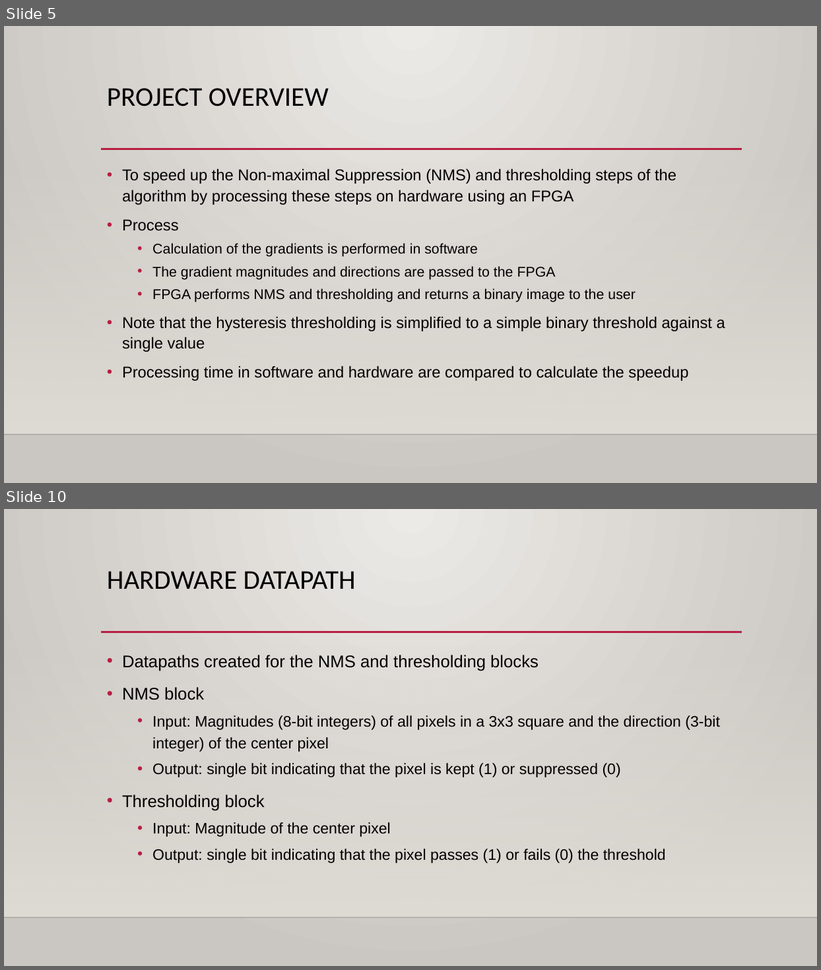
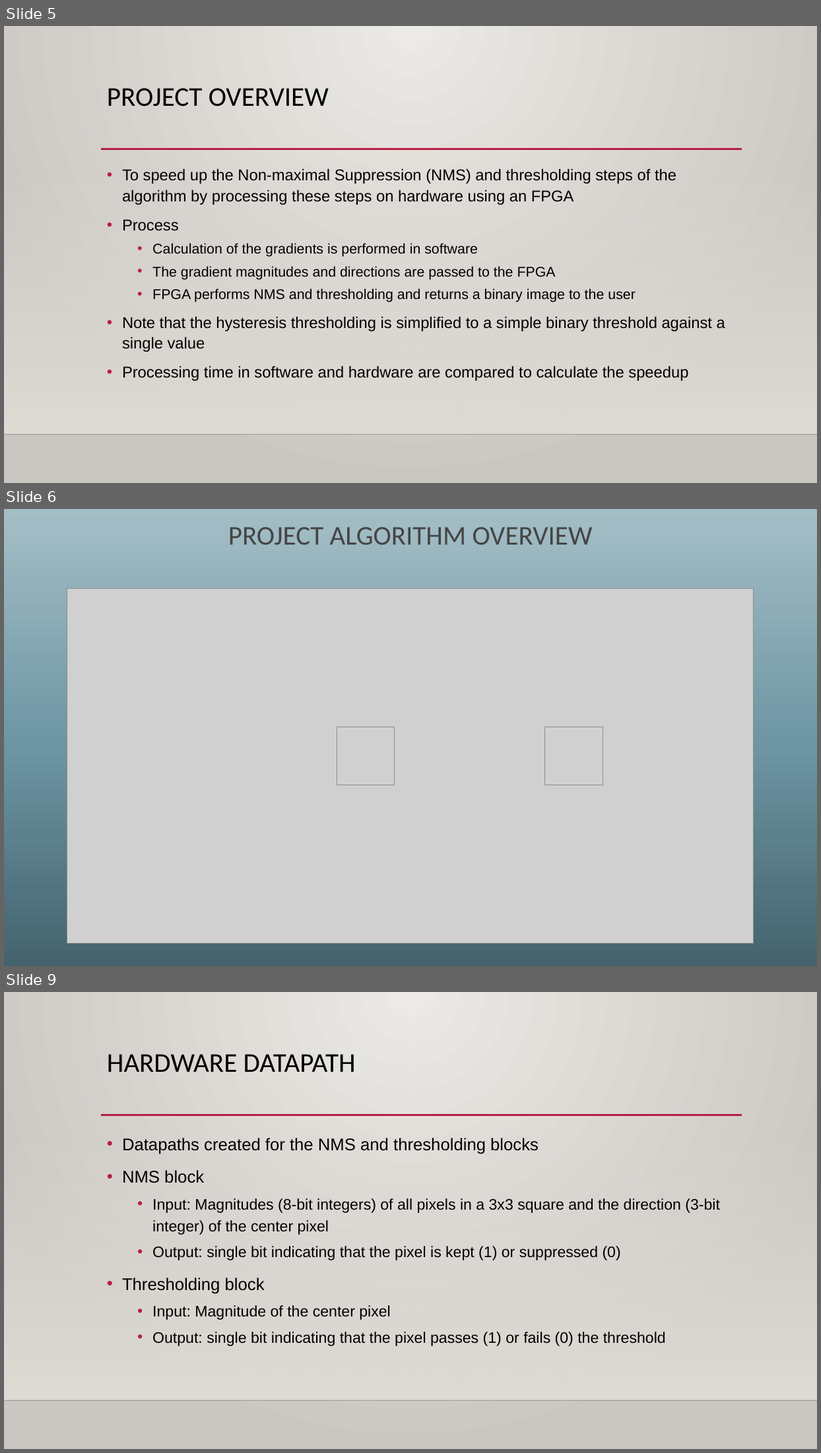
Before and after one commit to Maximus32/Reconfig-Canny, a slide deck: Deliverables/Canny edge detection – fpga speedup.pptx. Shown one above the other, each under a label of ours: slides 5 and 10 before the commit, slides 5, 6 and 9 after it; the slides between them are not shown. The pictures are 821x970 and 821x1453 pixels, drawn with LibreOffice and Linux fonts; fonts in the diff are those of the drawing; grey boxes stand for pictures; background and template pictures are left out. Boxes give left, top, right and bottom in pixels: in the first picture for what was removed or moved away, otherwise in the second. Text is boxed around its words. In the diff, an @@ line names an element or a change of style, - is before the commit and + after.

```diff
--- a/Deliverables/Canny edge detection – fpga speedup.pptx
+++ b/Deliverables/Canny edge detection – fpga speedup.pptx
@@ slide 6 added at (x1=4, y1=509, x2=817, y2=966), background gradient #44636D to #6D95A3 to #A4BEC6 @@
@@ title added at (x1=228, y1=527, x2=593, y2=545), 32 pt, text #454545 @@
+PROJECT ALGORITHM OVERVIEW
@@ picture added at (x1=67, y1=589, x2=754, y2=944) @@
@@ picture added at (x1=337, y1=727, x2=395, y2=786) @@
@@ picture added at (x1=545, y1=727, x2=603, y2=786) @@
@@ what was slide 10 is now slide 9 @@
```
Also in this commit, not shown: 4 slides changed, 3 slides removed.
